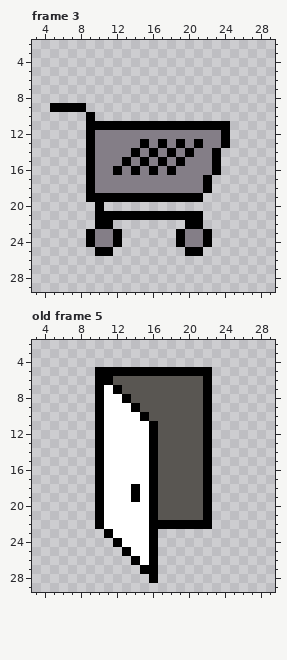
Two states of a pixel-art file, master files/banner_sprites.aseprite. The first picture shows the starting point.
32x32 pixels, 5 frames. Shown: frame 3: x 3..29, y 2..29; old frame 5: x 3..29, y 2..29. The commit also changed other frames, which this record leaves out.
Now the later version:
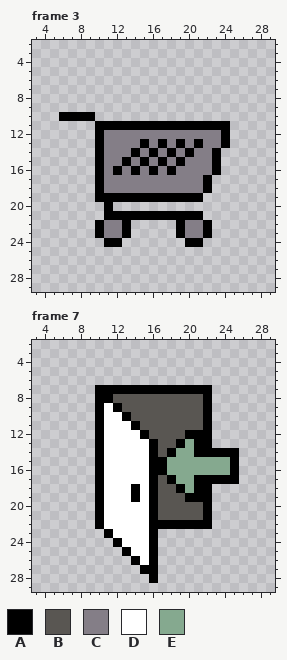
Palette (. is transparent): A #000000  B #595652  C #847e87  D #ffffff  E #85a98f
A new or re-ordered frame is compared with the old frame closest to it.
Edits made:
frames 5 -> 8
--- frame 3
@@ x 3..29 @@
  8 ...........................
- 9 ..AAAA.....................
-10 ......A....................
-11 ......AAAAAAAAAAAAAAAA.....
-12 ......ACCCCCCCCCCCCCCA.....
-13 ......ACCCCCACACACACCA.....
-14 ......ACCCCACACACACCA......
-15 ......ACCCACACACACCCA......
-16 ......ACCACACACACCCCA......
-17 ......ACCCCCCCCCCCCA.......
-18 ......ACCCCCCCCCCCCA.......
-19 ......AAAAAAAAAAAAA........
-20 .......A...................
-21 .......AAAAAAAAAAAA........
-22 .......AA........AA........
-23 ......ACCA......ACCA.......
-24 ......ACCA......ACCA.......
-25 .......AA........AA........
+ 9 ...........................
+10 ...AAAA....................
+11 .......AAAAAAAAAAAAAAA.....
+12 .......ACCCCCCCCCCCCCA.....
+13 .......ACCCCACACACACCA.....
+14 .......ACCCACACACACCA......
+15 .......ACCACACACACCCA......
+16 .......ACACACACACCCCA......
+17 .......ACCCCCCCCCCCA.......
+18 .......ACCCCCCCCCCCA.......
+19 .......AAAAAAAAAAAA........
+20 ........A..................
+21 ........AAAAAAAAAAA........
+22 .......ACCA.....ACCA.......
+23 .......ACCA.....ACCA.......
+24 ........AA.......AA........
+25 ...........................
 26 ...........................
--- frame 7 is new; against old frame 5
@@ x 3..29 @@
  4 ...........................
- 5 .......AAAAAAAAAAAAA.......
- 6 .......AABBBBBBBBBBA.......
- 7 .......ADABBBBBBBBBA.......
- 8 .......ADDABBBBBBBBA.......
- 9 .......ADDDABBBBBBBA.......
-10 .......ADDDDABBBBBBA.......
-11 .......ADDDDDABBBBBA.......
-12 .......ADDDDDABBBBBA.......
-13 .......ADDDDDABBBBBA.......
-14 .......ADDDDDABBBBBA.......
-15 .......ADDDDDABBBBBA.......
-16 .......ADDDDDABBBBBA.......
-17 .......ADDDDDABBBBBA.......
-18 .......ADDDADABBBBBA.......
-19 .......ADDDADABBBBBA.......
+ 5 ...........................
+ 6 ...........................
+ 7 .......AAAAAAAAAAAAA.......
+ 8 .......AABBBBBBBBBBA.......
+ 9 .......ADABBBBBBBBBA.......
+10 .......ADDABBBBBBBBA.......
+11 .......ADDDABBBBBBBA.......
+12 .......ADDDDABBBBAAA.......
+13 .......ADDDDDABBAEAA.......
+14 .......ADDDDDABAEEAAAAA....
+15 .......ADDDDDAAEEEEEEEA....
+16 .......ADDDDDAAEEEEEEEA....
+17 .......ADDDDDABAEEAAAAA....
+18 .......ADDDADABBAEAA.......
+19 .......ADDDADABBBAAA.......
 20 .......ADDDDDABBBBBA.......
Boxes around the changes in both pictures, in picture pixels (x1, y1, x2, y2):
changed: (50, 103, 131, 256)
changed: (176, 220, 212, 256)
changed: (95, 367, 239, 502)
